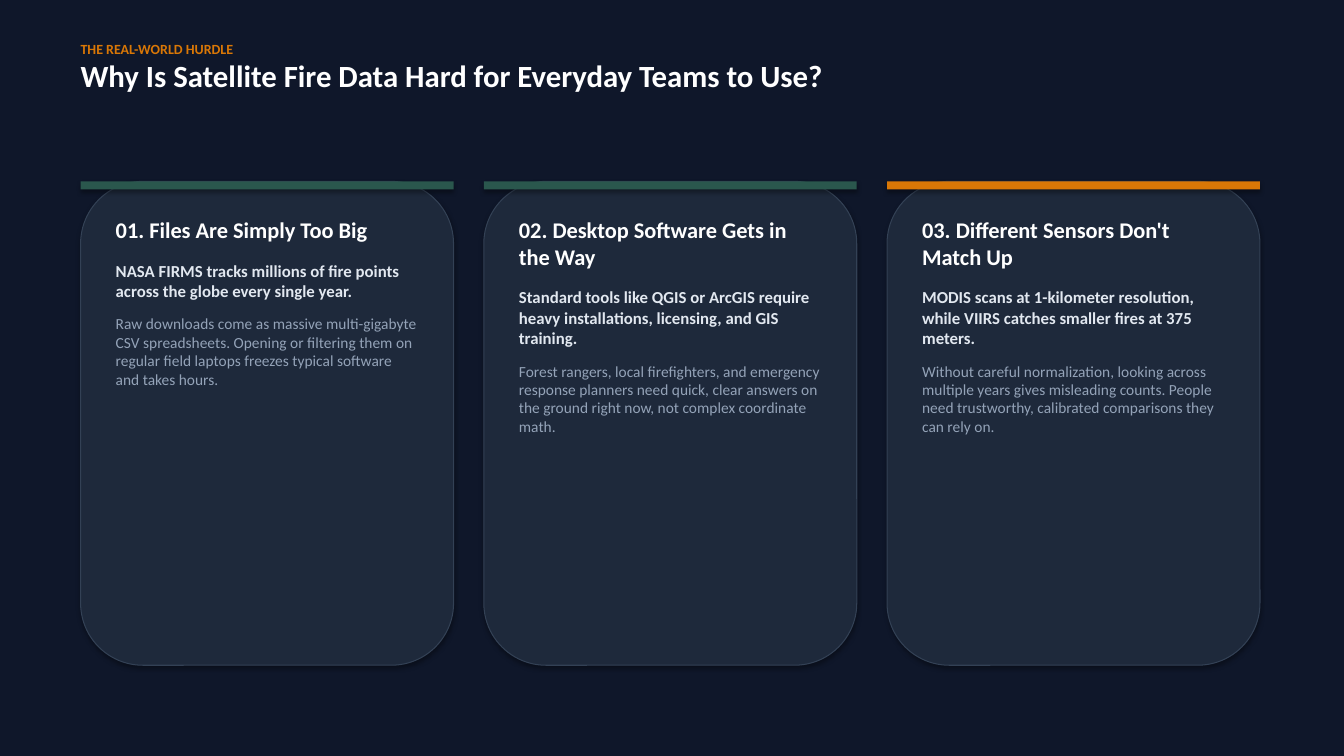
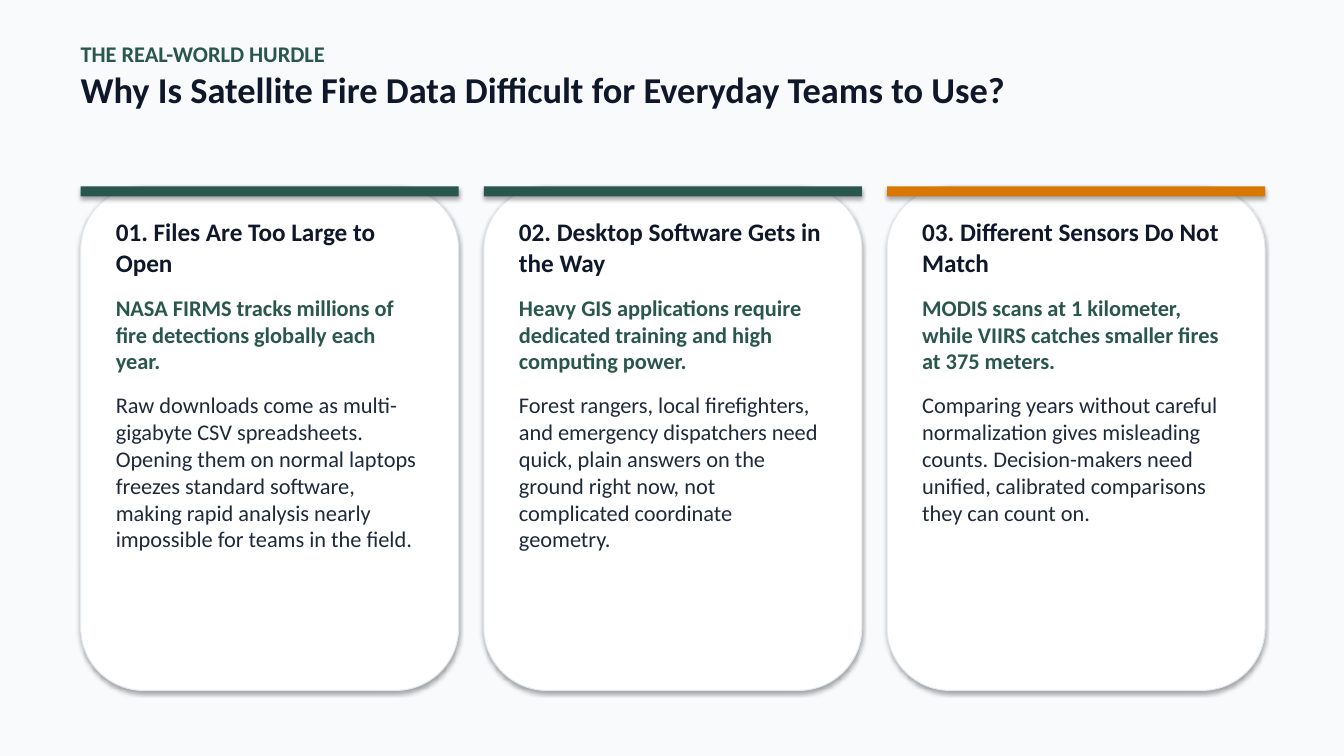
Before and after one commit to nithyashree-d-n/Fireline, a slide deck: slide 2 of Fireline_Project_Demonstration_NASA_Space_Apps.pptx. Drawn at 1344x756 pixels with LibreOffice and Linux fonts; fonts in the diff are those of the drawing. Boxes give left, top, right and bottom in pixels: in the first picture for what was removed or moved away, otherwise in the second. Text is boxed around its words. In the diff, an @@ line names an element or a change of style, - is before the commit and + after.

Commit message:
Switch presentation to clean professional light mode with minimum 16pt font size

```diff
--- a/Fireline_Project_Demonstration_NASA_Space_Apps.pptx
+++ b/Fireline_Project_Demonstration_NASA_Space_Apps.pptx
@@ rectangle at box(0, 0, 1344, 756): fill #0F172A to #F8FAFC @@
@@ text at box(81, 47, 325, 62): size 10 to 16 pt, text colour #D97706 to #2A574D in "THE REAL-WORLD HURDLE" @@
@@ text at box(81, 77, 1004, 109): text changed; size 22 to 26 pt; text colour #FFFFFF to #0F172A @@
-Why Is Satellite Fire Data Hard for Everyday Teams to Use?
+Why Is Satellite Fire Data Difficult for Everyday Teams to Use?
@@ rectangle: place and size @@
-rectangle at box(81, 181, 454, 190)
+rectangle at box(81, 187, 459, 197)
@@ rounded rectangle: place and size @@
-rounded rectangle at box(81, 181, 454, 665)
+rounded rectangle at box(81, 187, 459, 691)
@@ rectangle: place and size @@
-rectangle at box(484, 181, 857, 190)
+rectangle at box(484, 187, 862, 197)
@@ rounded rectangle: place and size @@
-rounded rectangle at box(484, 181, 857, 665)
+rounded rectangle at box(484, 187, 862, 691)
@@ rectangle: place and size @@
-rectangle at box(887, 181, 1260, 190)
+rectangle at box(887, 187, 1265, 197)
@@ fill #1E293B to #FFFFFF; outline #334155 0.75 pt to #E2E8F0 0.75 pt in 3 elements at box(81, 187, 459, 691), box(484, 187, 862, 691), box(887, 187, 1265, 691) @@
@@ rounded rectangle: place and size @@
-rounded rectangle at box(887, 181, 1260, 665)
+rounded rectangle at box(887, 187, 1265, 691)
@@ text at box(116, 223, 416, 551): text changed; size 11 to 16 pt; text colour #94A3B8 to #1E293B @@
-01. Files Are Simply Too Big
-NASA FIRMS tracks millions of fire points across the globe every single year.
-Raw downloads come as massive multi-gigabyte CSV spreadsheets. Opening or filtering them on regular field laptops freezes typical software and takes hours.
+01. Files Are Too Large to Open
+NASA FIRMS tracks millions of fire detections globally each year.
+Raw downloads come as multi-gigabyte CSV spreadsheets. Opening them on normal laptops freezes standard software, making rapid analysis nearly impossible for teams in the field.
@@ text at box(519, 223, 821, 276): size 16 to 18 pt, text colour #FFFFFF to #0F172A in "02. Desktop Software Gets in the Way" @@
@@ text at box(922, 223, 1219, 525): text changed; size 11 to 16 pt; text colour #94A3B8 to #1E293B @@
-03. Different Sensors Don't Match Up
-MODIS scans at 1-kilometer resolution, while VIIRS catches smaller fires at 375 meters.
-Without careful normalization, looking across multiple years gives misleading counts. People need trustworthy, calibrated comparisons they can rely on.
+03. Different Sensors Do Not Match
+MODIS scans at 1 kilometer, while VIIRS catches smaller fires at 375 meters.
+Comparing years without careful normalization gives misleading counts. Decision-makers need unified, calibrated comparisons they can count on.
@@ text at box(519, 300, 818, 551): text changed; size 11 to 16 pt; text colour #94A3B8 to #1E293B @@
-Standard tools like QGIS or ArcGIS require heavy installations, licensing, and GIS training.
-Forest rangers, local firefighters, and emergency response planners need quick, clear answers on the ground right now, not complex coordinate math.
+Heavy GIS applications require dedicated training and high computing power.
+Forest rangers, local firefighters, and emergency dispatchers need quick, plain answers on the ground right now, not complicated coordinate geometry.
```
Also in this commit, not shown: 6 other slides changed.
